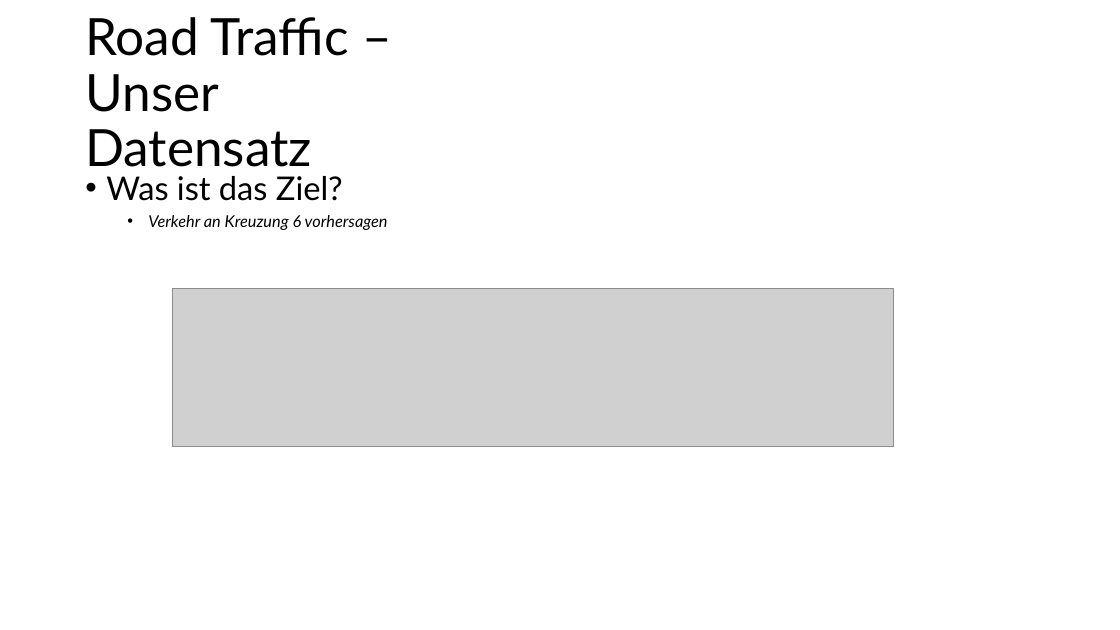
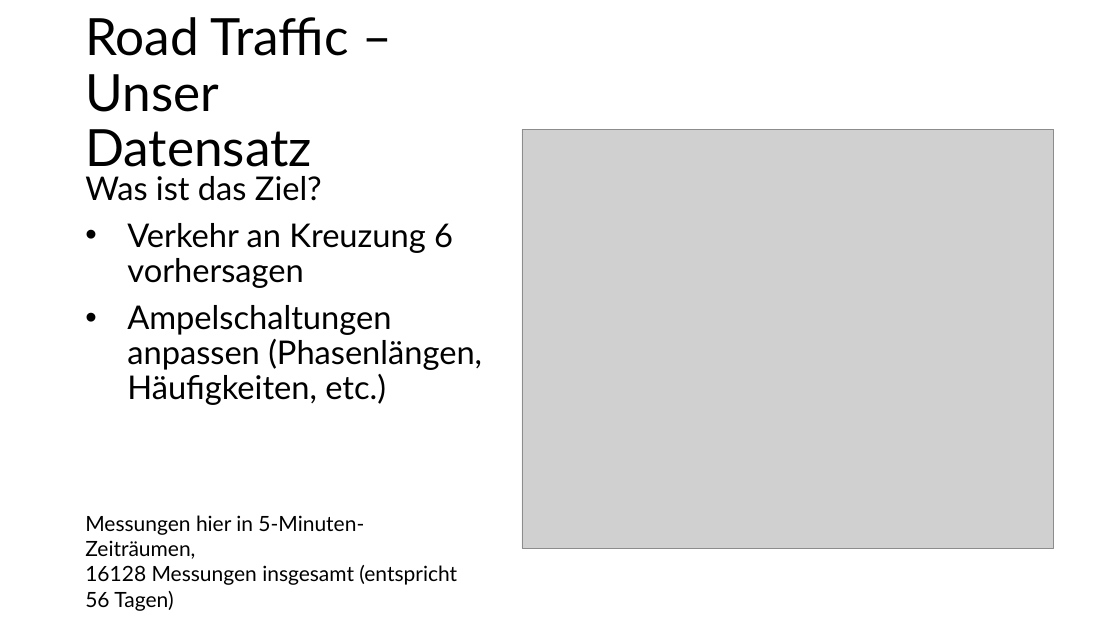
Before and after one commit to TieRub/DMg_2026, a slide deck: slide 2 of DMG_B1.pptx. Drawn at 1120x630 pixels with LibreOffice and Linux fonts; fonts in the diff are those of the drawing; grey boxes stand for pictures. Boxes give left, top, right and bottom in pixels: in the first picture for what was removed or moved away, otherwise in the second. Text is boxed around its words. In the diff, an @@ line names an element or a change of style, - is before the commit and + after.

```diff
--- a/DMG_B1.pptx
+++ b/DMG_B1.pptx
@@ picture added at (522, 129, 1054, 549) @@
@@ text at (85, 176, 453, 288): size 14 to 28 pt, italic off in "Verkehr an Kreuzung 6 vorhersagen"; bullet • to none; list level 2 to 1 in "Verkehr an Kreuzung 6 vorhersagen" @@
@@ picture removed at (172, 288, 893, 446) @@
@@ text at (127, 305, 482, 405): paragraph added @@
+• Ampelschaltungen anpassen (Phasenlängen, Häufigkeiten, etc.)
@@ text added at (85, 515, 457, 611), 18 pt, text #000000 @@
+Messungen hier in 5-Minuten-Zeiträumen,
+16128 Messungen insgesamt (entspricht 56 Tagen)
```
Also in this commit, not shown: 2 other slides changed.
